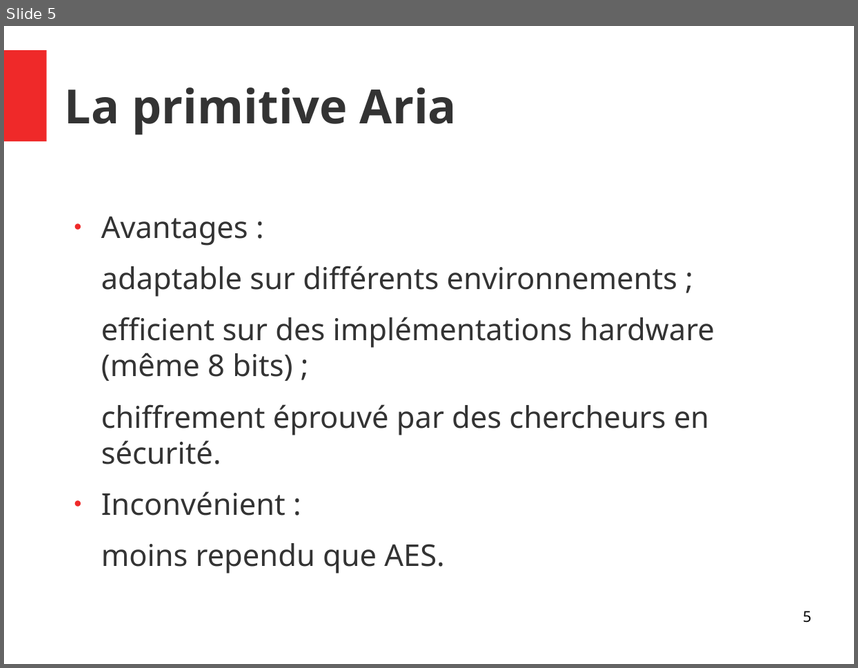
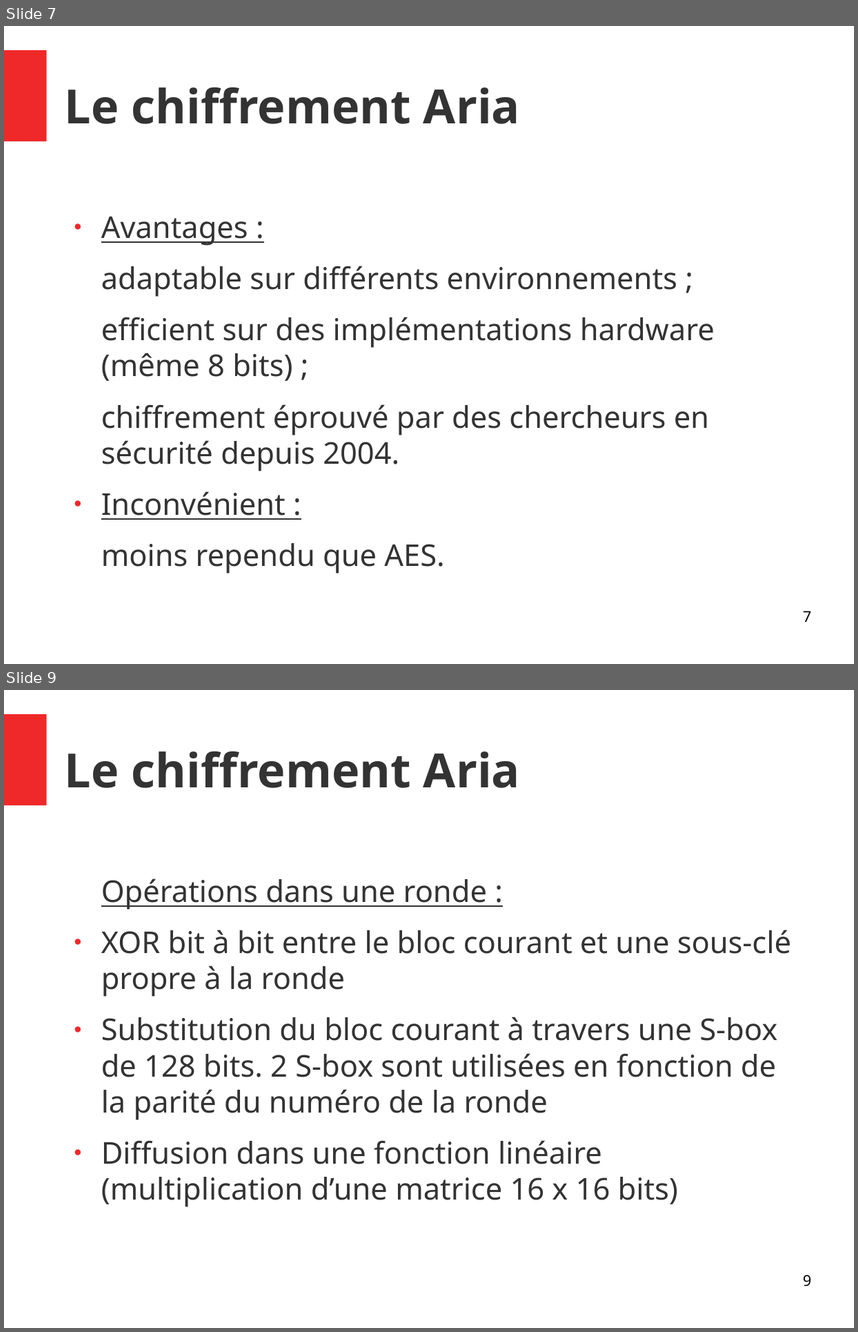
Before and after one commit to Allard-Chris/Aria, a slide deck: docs/[M2CSI]_ICP_Aria_Allard_Aulagnier.odp. Shown one above the other, each under a label of ours: slide 5 before the commit, slides 7 and 9 after it; the slides between them are not shown. The pictures are 858x668 and 858x1332 pixels, drawn with LibreOffice and Linux fonts; fonts in the diff are those of the drawing. Boxes give left, top, right and bottom in pixels: in the first picture for what was removed or moved away, otherwise in the second. Text is boxed around its words. In the diff, an @@ line names an element or a change of style, - is before the commit and + after.

```diff
--- a/docs/[M2CSI]_ICP_Aria_Allard_Aulagnier.odp
+++ b/docs/[M2CSI]_ICP_Aria_Allard_Aulagnier.odp
@@ slide 9 added at (4, 690, 854, 1328), background #FFFFFF; not listed: 1 template element that a slide beside it also shows @@
@@ title added at (65, 751, 520, 788), 44 pt, text #333333, bold @@
+Le chiffrement Aria
@@ text added at (101, 878, 791, 1207), 28 pt, text #333333 @@
+Opérations dans une ronde :
+● XOR bit à bit entre le bloc courant et une sous-clé propre à la ronde
+● Substitution du bloc courant à travers une S-box de 128 bits. 2 S-box sont utilisées en fonction de la parité du numéro de la ronde
+● Diffusion dans une fonction linéaire (multiplication d’une matrice 16 x 16 bits)
@@ page number added at (803, 1274, 811, 1286), 14 pt, text #000000 @@
+9
@@ what was slide 5 is now slide 7 @@
@@ slide 7 changed as well @@
@@ title at (65, 87, 520, 124): text changed @@
-La primitive Aria
+Le chiffrement Aria
@@ text at (101, 216, 286, 519): underline on in "Avantages :", "Inconvénient :" @@
@@ text at (101, 404, 709, 471): text changed @@
-chiffrement éprouvé par des chercheurs en sécurité.
+chiffrement éprouvé par des chercheurs en sécurité depuis 2004.
@@ page number at (803, 610, 811, 621): text changed @@
-5
+7
```
Also in this commit, not shown: 6 other slides changed, 14 other slides added, 3 slides removed, 3 other files.
